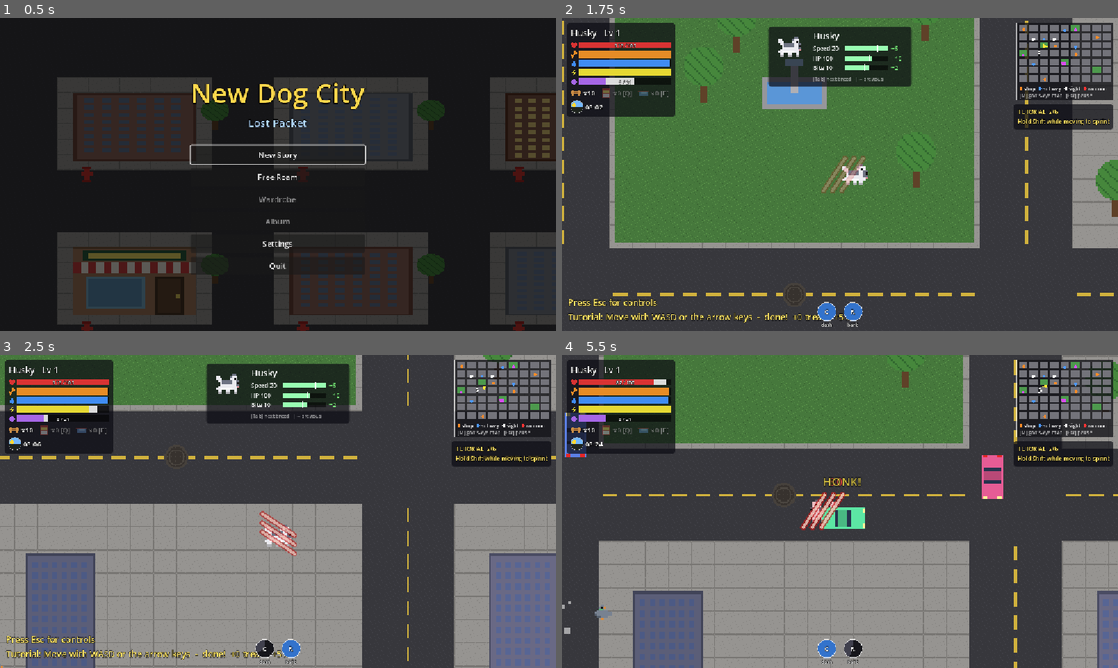
Above: before the commit, frames 1-4 (two rows, left to right).
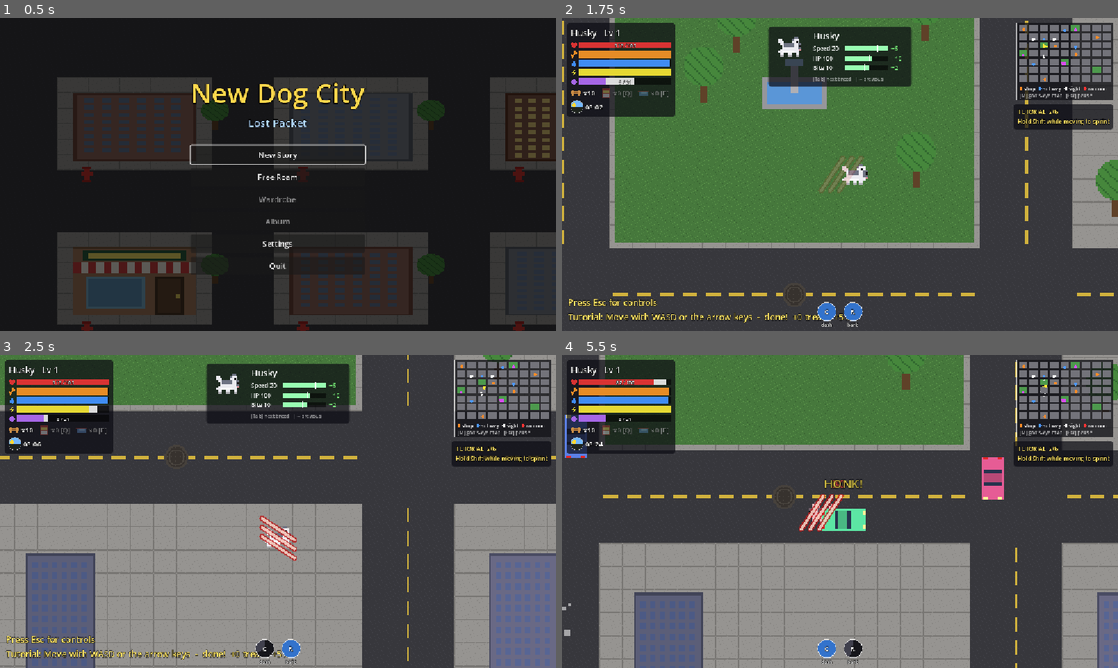
Above: after the commit, the same moments.

Repository: Damon1o/new-dog-city
Game: Godot game, scene res://scenes/Home.tscn
Same seed, same stepped clock (60 frames per second), same inputs: the game is played once before the commit and once after it.
Inputs (mouse positions are in pixels of both pictures, inside the frame that each line leads up to):
- Up to frame 1 (0.5 s): no input
- Up to frame 2 (1.75 s): click "New Story" at 0.5 s; tap Enter at 1.25 s; move the mouse to (962, 158) at 1.27 s; hold D from 1.28 s (still down); tap Tab at 1.35 s; click (962, 158) at 1.42 s; tap Space at 1.52 s
- Up to frame 3 (2.5 s): move the mouse to (166, 527) at 2.02 s; release D at 2.03 s; hold S from 2.03 s (still down); tap C at 2.1 s; tap Space at 2.27 s
- Up to frame 4 (5.5 s): move the mouse to (895, 442) at 2.77 s; release S at 2.78 s; hold D 2.78-3.53 s; tap R at 2.85 s; move the mouse to (812, 574) at 3.52 s; hold W 3.53-4.28 s; tap Q at 3.6 s; click (812, 574) at 3.67 s; tap Space at 3.77, 4.52, 5.27 s; move the mouse to (1006, 558) at 4.27 s; hold A from 4.28 s (still down); tap E at 4.35 s; move the mouse to (673, 464) at 5.02 s; tap F at 5.1 s

Frame 1 is identical in both runs. In frame 2, 0.4% of the frame differs, in the area x 46-87%, y 10-56%; in frame 3, 0.6%; in frame 4, 7.2%, in the area x 0-100%, y 0-100%.

Commit message:
M3-1: spawn tables per city and day phase
data/spawns.gd holds weighted prey tables (day / dusk / night) per city.
Night has no pigeons, more rats, and prey spawn +2 levels. The prey cap
scales with city area (36 on the old 6 x 5 map, 75 on 9 x 7).
Night raccoons / cats / possums wait for M3-2.

Co-Authored-By: Claude Opus 5.5 <noreply@anthropic.com>

Diff:
--- /dev/null
+++ b/scripts/data/spawns.gd
@@ -0,0 +1,28 @@
+extends RefCounted
+## Prey spawn tables per city and day phase (spec 02 Day/night). Weights, not percents.
+## ponytail: raccoons x2 / cats / possums at night arrive with M3-2's enemy spawner.
+
+const SPAWNS := {
+	"nyc": {
+		"day": {"pigeon": 0.45, "squirrel": 0.3, "rat": 0.25},
+		"dusk": {"pigeon": 0.25, "squirrel": 0.3, "rat": 0.45},
+		"night": {"squirrel": 0.25, "rat": 0.75},  # rats x2-ish, pigeons roost
+	},
+}
+const NIGHT_LEVELS := 2
+const OLD_AREA := 6 * 5  # blocks in the pre-M2-1 map, where MAX_PREY was tuned
+
+static func phase(sun: float) -> String:
+	return "day" if sun >= 0.6 else ("dusk" if sun >= 0.3 else "night")
+
+static func pick(city: String, sun: float) -> String:
+	var table: Dictionary = SPAWNS.get(city, SPAWNS.nyc)[phase(sun)]
+	var roll: float = randf() * table.values().reduce(func(a, b): return a + b)
+	for kind in table:
+		roll -= table[kind]
+		if roll <= 0.0:
+			return kind
+	return table.keys()[-1]
+
+static func cap(base: int, grid: Vector2i) -> int:
+	return base * grid.x * grid.y / OLD_AREA
--- a/scripts/game.gd
+++ b/scripts/game.gd
@@ -10,7 +10,8 @@
 const WORLD := Vector2(NX * BLOCK.x + (NX + 1) * ROAD, NY * BLOCK.y + (NY + 1) * ROAD)  # 5888 x 3712; the old 6 x 5 is the top-left
 const DAY_LENGTH := 240.0
 const CAR_DMG := 30.0
-const MAX_PREY := 36
+const MAX_PREY := 36  # tuned for the old 6 x 5 map; Spawns.cap() scales it by area
+const Spawns := preload("res://scripts/data/spawns.gd")
 const MAX_TREATS := 25
 
 const PreyScript := preload("res://scripts/prey.gd")
@@ -227,7 +228,7 @@
 	spawn_timer -= delta
 	if spawn_timer <= 0.0:
 		spawn_timer = 1.5
-		if get_tree().get_nodes_in_group("prey").size() < MAX_PREY:
+		if get_tree().get_nodes_in_group("prey").size() < Spawns.cap(MAX_PREY, Vector2i(NX, NY)):
 			spawn_prey()
 		if treat_sprites.size() < MAX_TREATS:
 			spawn_treat()
--- a/scripts/prey.gd
+++ b/scripts/prey.gd
@@ -14,9 +14,9 @@
 var retarget_in := 0.0
 var tired := 0.0
 
-func setup(p_kind: String, p_cfg: Dictionary, tex: Texture2D, p_game: Node2D) -> void:
+func setup(p_kind: String, p_cfg: Dictionary, tex: Texture2D, p_game: Node2D, bonus := 0) -> void:
 	kind = p_kind
-	level = Levels.level_at(position, p_game.WORLD)
+	level = Levels.level_at(position, p_game.WORLD) + bonus  # bonus: night +2 (spec 06)
 	cfg = Levels.scale_for_level(p_cfg, level)  # treats and xp
 	game = p_game
 	player = p_game.get_node("Player")
--- a/scripts/world/spawner.gd
+++ b/scripts/world/spawner.gd
@@ -1,5 +1,7 @@
 extends Node
 ## Prey and treat spawning and treat pickup (moved from game.gd).
+
+const Spawns := preload("res://scripts/data/spawns.gd")
 
 var g: Node2D
 
@@ -15,24 +17,22 @@
 	g.treat_sprites.append(s)
 
 func spawn_prey() -> void:
-	var kind := "pigeon"
+	var kind := Spawns.pick(g.city.id, g.sun())
 	var pos = g.random_spot(350.0)
-	var roll := randf()
-	if roll < 0.3:  # squirrels live in g.parks
-		kind = "squirrel"
+	if kind == "squirrel":  # squirrels live in g.parks
 		var r: Rect2 = g.parks.pick_random()
 		pos = r.position + Vector2(randf(), randf()) * r.size
-	elif roll < (0.75 if g.sun() < 0.3 else 0.55):  # rats by the trash, more at g.night
-		kind = "rat"
+	elif kind == "rat":  # rats by the trash
 		var can: Vector2 = g.cans.pick_random()
 		pos = can + Vector2(randf_range(-60, 60), randf_range(10, 50))
+	var bonus := Spawns.NIGHT_LEVELS if Spawns.phase(g.sun()) == "night" else 0
 	if pos.x < 0 or pos.distance_to(g.player.position) < 350.0:
 		return
 	for i in (3 if kind == "pigeon" else 1):  # pigeons flock
 		var prey: Node2D = g.PreyScript.new()
 		prey.position = pos + Vector2(randf_range(-30, 30), randf_range(-30, 30)) * float(i > 0)
 		g.add_child(prey)
-		prey.setup(kind, g.PREY[kind], g.tex[kind], g)
+		prey.setup(kind, g.PREY[kind], g.tex[kind], g, bonus)
 
 func check_pickups() -> void:
 	for s in g.treat_sprites:
--- a/tests/smoke.gd
+++ b/tests/smoke.gd
@@ -123,7 +123,13 @@
 	assert(is_equal_approx(l20.dmg, rac.BASE.dmg * (1.0 + 0.08 * 19)) and l20.level == 20)
 	assert(rac.max_hp == rac.stats.hp and rac.stats.level == rac.level, "popped raccoon uses its level's hp")
 	for r in get_nodes_in_group("raccoon") + get_nodes_in_group("prey"):
-		assert(r.level >= 1 and r.level <= 22, "NYC band 1-20, +-2")
+		assert(r.level >= 1 and r.level <= 24, "NYC band 1-20, +-2, night +2")
+	# spawns (M3-1): night table has no pigeons, phases split on sun(), prey cap scales with area
+	var Spawns = load("res://scripts/data/spawns.gd")
+	for i in 200:
+		assert(Spawns.pick("nyc", 0.1) != "pigeon", "night spawns have no pigeons")
+	assert(Spawns.phase(0.7) == "day" and Spawns.phase(0.4) == "dusk" and Spawns.phase(0.1) == "night")
+	assert(Spawns.cap(36, Vector2i(9, 7)) == 75, "cap 36 x 63 / 30 blocks")
 	var boss_lv := {"King of Raccoons": 6, "The Pideon Queen": 8, "The Rat Meister": 10}
 	for b in get_nodes_in_group("boss"):
 		assert(b.level == boss_lv[b.cfg.name] and b.cfg.level == b.level, "park boss level")
Not shown, added: scripts/data/spawns.gd.uid
